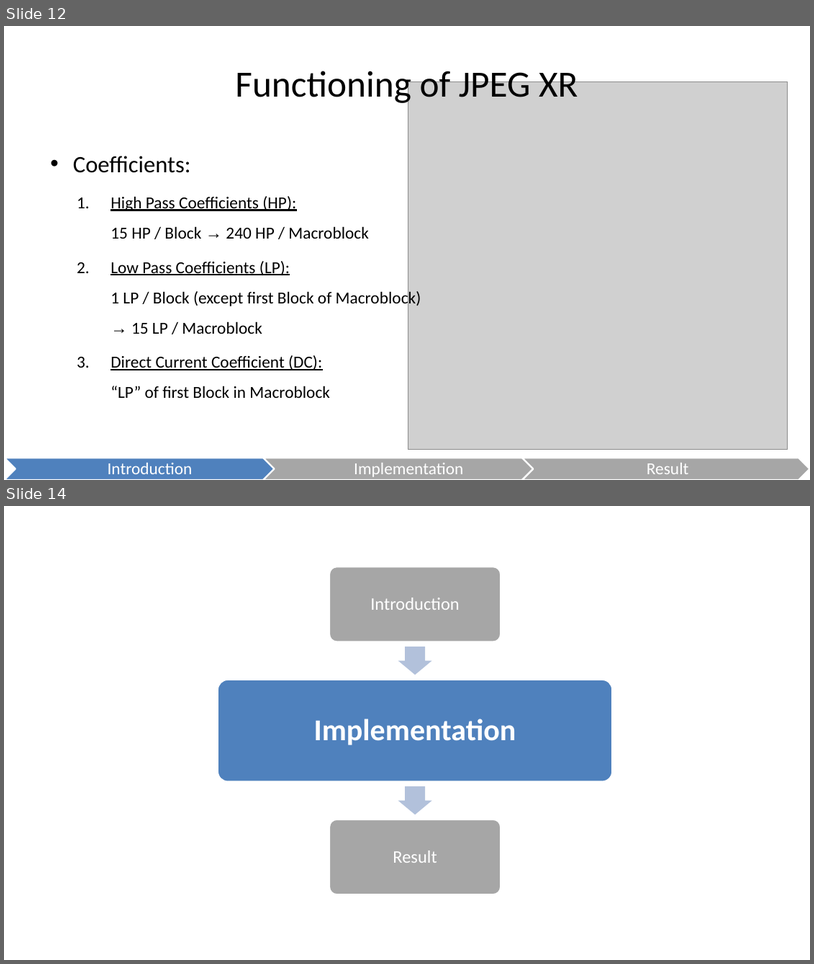
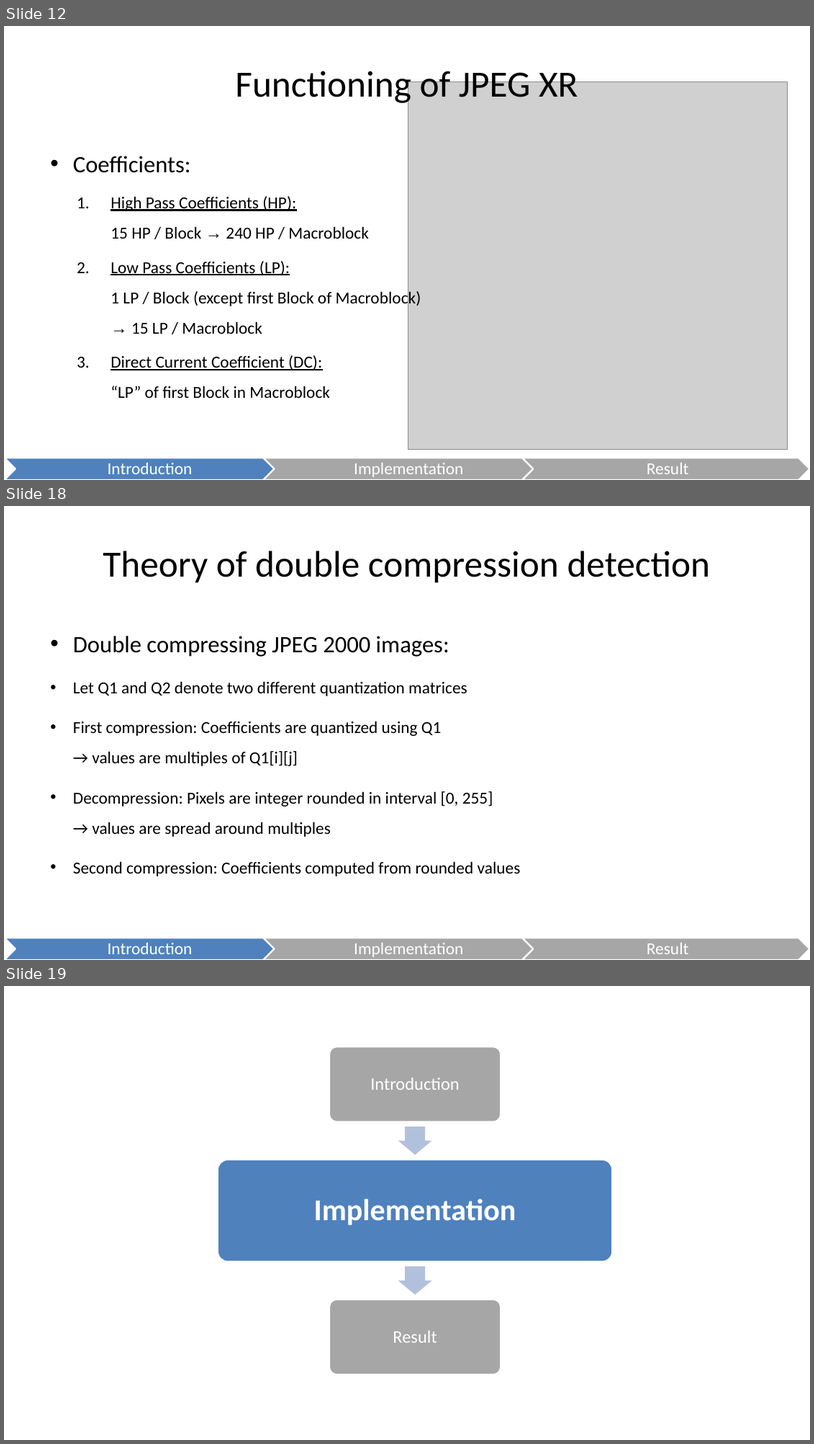
Before and after one commit to danielkocher/media_security_ps, a slide deck: JPEG XR.odp. Shown one above the other, each under a label of ours: slides 12 and 14 before the commit, slides 12, 18 and 19 after it; the slides between them are not shown. The pictures are 814x964 and 814x1444 pixels, drawn with LibreOffice and Linux fonts; fonts in the diff are those of the drawing; grey boxes stand for pictures. Boxes give left, top, right and bottom in pixels: in the first picture for what was removed or moved away, otherwise in the second. Text is boxed around its words. In the diff, an @@ line names an element or a change of style, - is before the commit and + after.

```diff
--- a/JPEG XR.odp
+++ b/JPEG XR.odp
@@ slide 18 added at bbox=[4, 506, 810, 960], background #FFFFFF @@
@@ title added at bbox=[103, 551, 711, 583], 44 pt, text #000000 @@
+Theory of double compression detection
@@ text added at bbox=[73, 636, 521, 876], 20 pt, text #000000 @@
+• Double compressing JPEG 2000 images:
+  • Let Q1 and Q2 denote two different quantization matrices
+    • First compression: Coefficients are quantized using Q1
+      → values are multiples of Q1[i][j]
+    • Decompression: Pixels are integer rounded in interval [0, 255]
+      → values are spread around multiples
+    • Second compression: Coefficients computed from rounded values
@@ freeform shape added at bbox=[4, 937, 292, 960], fill #4F81BD, outline #FFFFFF 2.01 pt, 20 pt, text #FFFFFF @@
+Introduction
@@ freeform shape added at bbox=[263, 937, 551, 960], fill #A6A6A6, outline #FFFFFF 2.01 pt, 20 pt, text #FFFFFF @@
+Implementation
@@ freeform shape added at bbox=[522, 937, 810, 960], fill #A6A6A6, outline #FFFFFF 2.01 pt, 20 pt, text #FFFFFF @@
+Result
@@ what was slide 14 is now slide 19 @@
```
Also in this commit, not shown: 6 slides changed, 5 other slides added.
